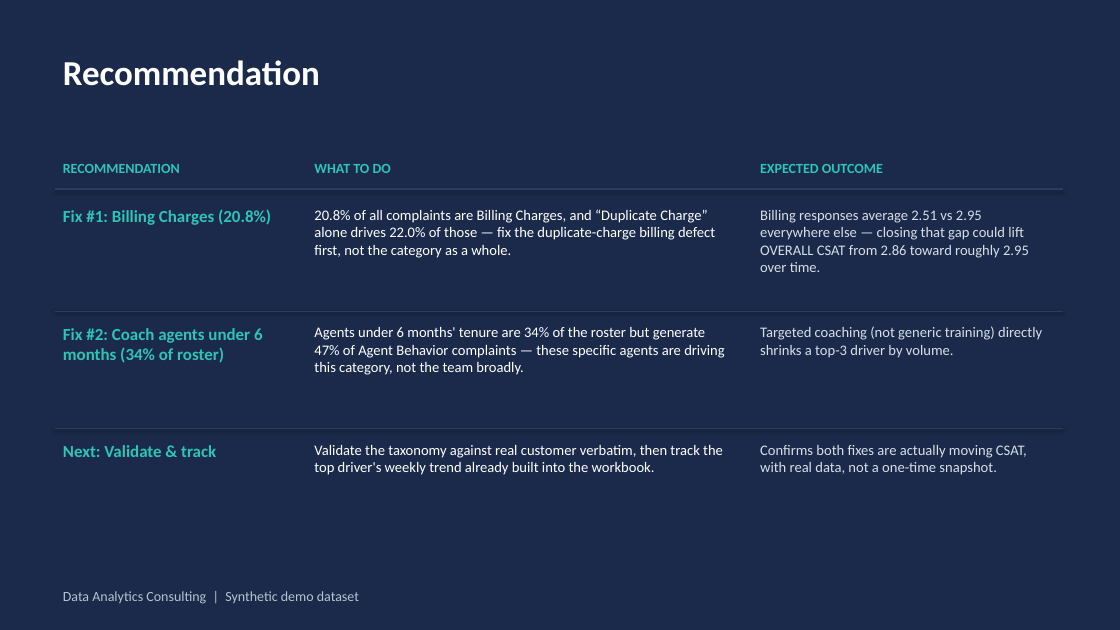
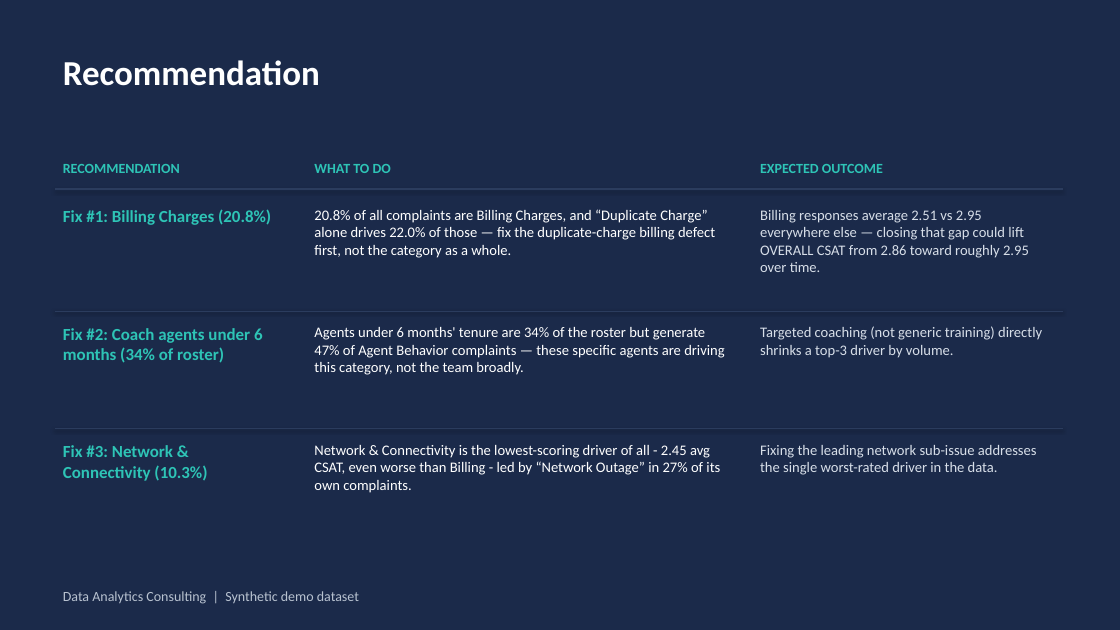
Before and after one commit to rameshpennam/ds-use-cases, a slide deck: slide 6 of usecase1_csat_nlp_rootcause/final_output/usecase1_csat_summary.pptx. Drawn at 1120x630 pixels with LibreOffice and Linux fonts; fonts in the diff are those of the drawing. Boxes give left, top, right and bottom in pixels: in the first picture for what was removed or moved away, otherwise in the second. Text is boxed around its words. In the diff, an @@ line names an element or a change of style, - is before the commit and + after.

```diff
--- a/usecase1_csat_nlp_rootcause/final_output/usecase1_csat_summary.pptx
+++ b/usecase1_csat_nlp_rootcause/final_output/usecase1_csat_summary.pptx
@@ text at [63, 445, 207, 481]: text changed @@
-Next: Validate & track
+Fix #3: Network & Connectivity (10.3%)
@@ text at [314, 445, 720, 493]: text changed @@
-Validate the taxonomy against real customer verbatim, then track the top driver's weekly trend already built into the workbook.
+Network & Connectivity is the lowest-scoring driver of all - 2.45 avg CSAT, even worse than Billing - led by “Network Outage” in 27% of its own complaints.
@@ text at [760, 445, 1037, 475]: text changed @@
-Confirms both fixes are actually moving CSAT, with real data, not a one-time snapshot.
+Fixing the leading network sub-issue addresses the single worst-rated driver in the data.
```
Also in this commit, not shown: 1 other slide changed, 9 other files.
